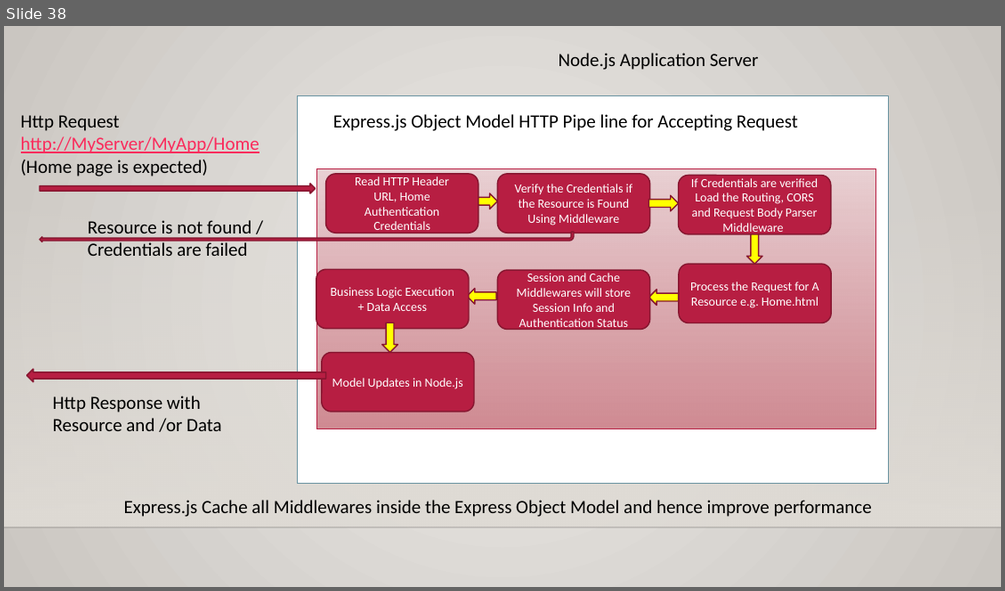
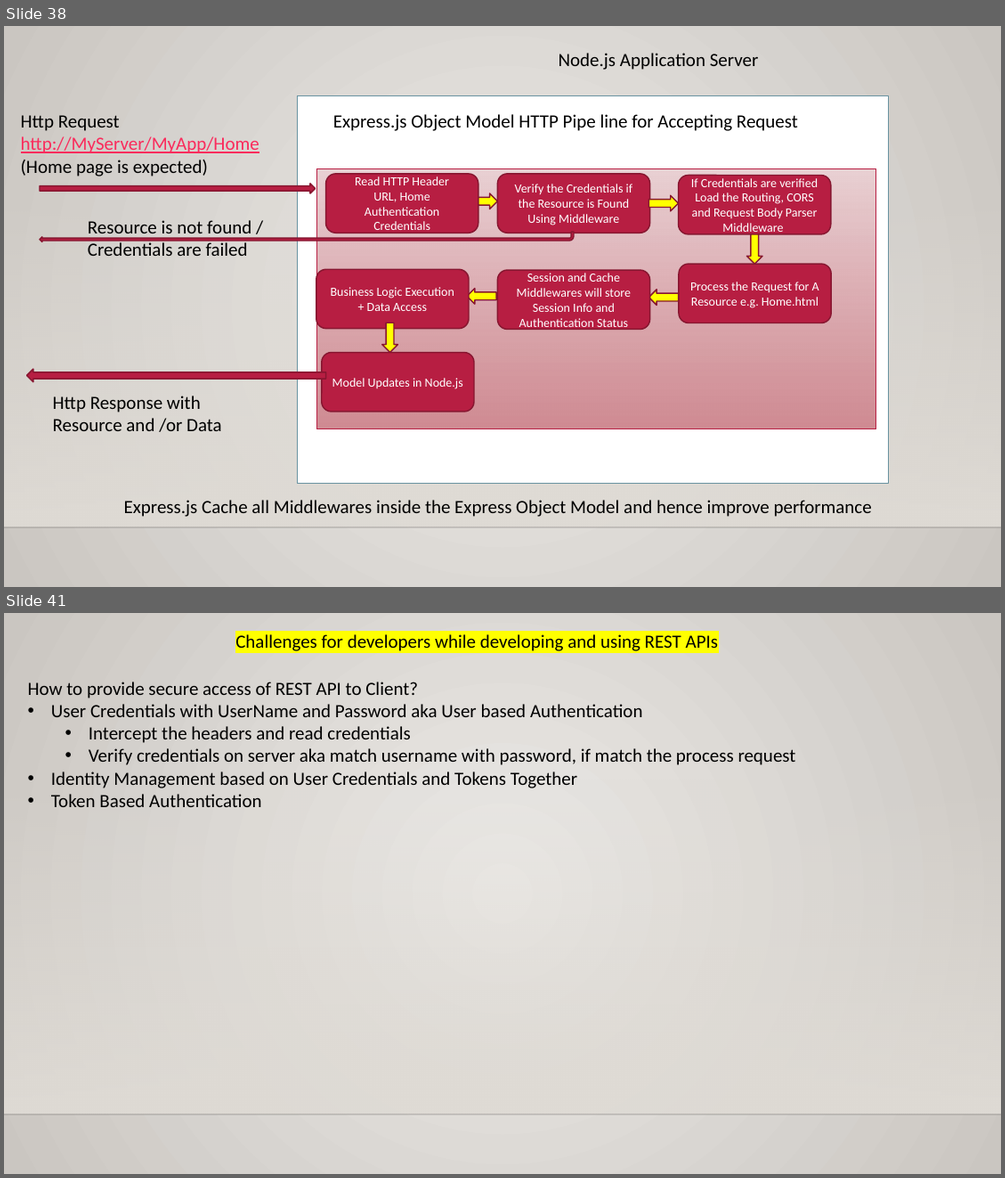
Before and after one commit to maheshsabnis/blazejan2021, a slide deck: Training_Notes_PPTs.pptx. Shown one above the other, each under a label of ours: slide 38 before the commit, slides 38 and 41 after it; the slides between them are not shown. The pictures are 1005x591 and 1005x1178 pixels, drawn with LibreOffice and Linux fonts; fonts in the diff are those of the drawing; background and template pictures are left out. Boxes give left, top, right and bottom in pixels: in the first picture for what was removed or moved away, otherwise in the second. Text is boxed around its words. In the diff, an @@ line names an element or a change of style, - is before the commit and + after.

```diff
--- a/Training_Notes_PPTs.pptx
+++ b/Training_Notes_PPTs.pptx
@@ slide 41 added at (4, 613, 1001, 1174), background gradient #ECEAE7 to #CAC7C1; not listed: 2 template elements that a slide beside it also shows @@
@@ text added at (235, 634, 718, 651), 18 pt, text #000000 @@
+Challenges for developers while developing and using REST APIs
@@ text added at (28, 682, 796, 807), 18 pt, text #000000 @@
+How to provide secure access of REST API to Client?
+• User Credentials with UserName and Password aka User based Authentication
+  • Intercept the headers and read credentials
+  • Verify credentials on server aka match username with password, if match the process request
+• Identity Management based on User Credentials and Tokens Together
+• Token Based Authentication
```
Also in this commit, not shown: 1 slide changed, 2 other slides added, 4 other files.
